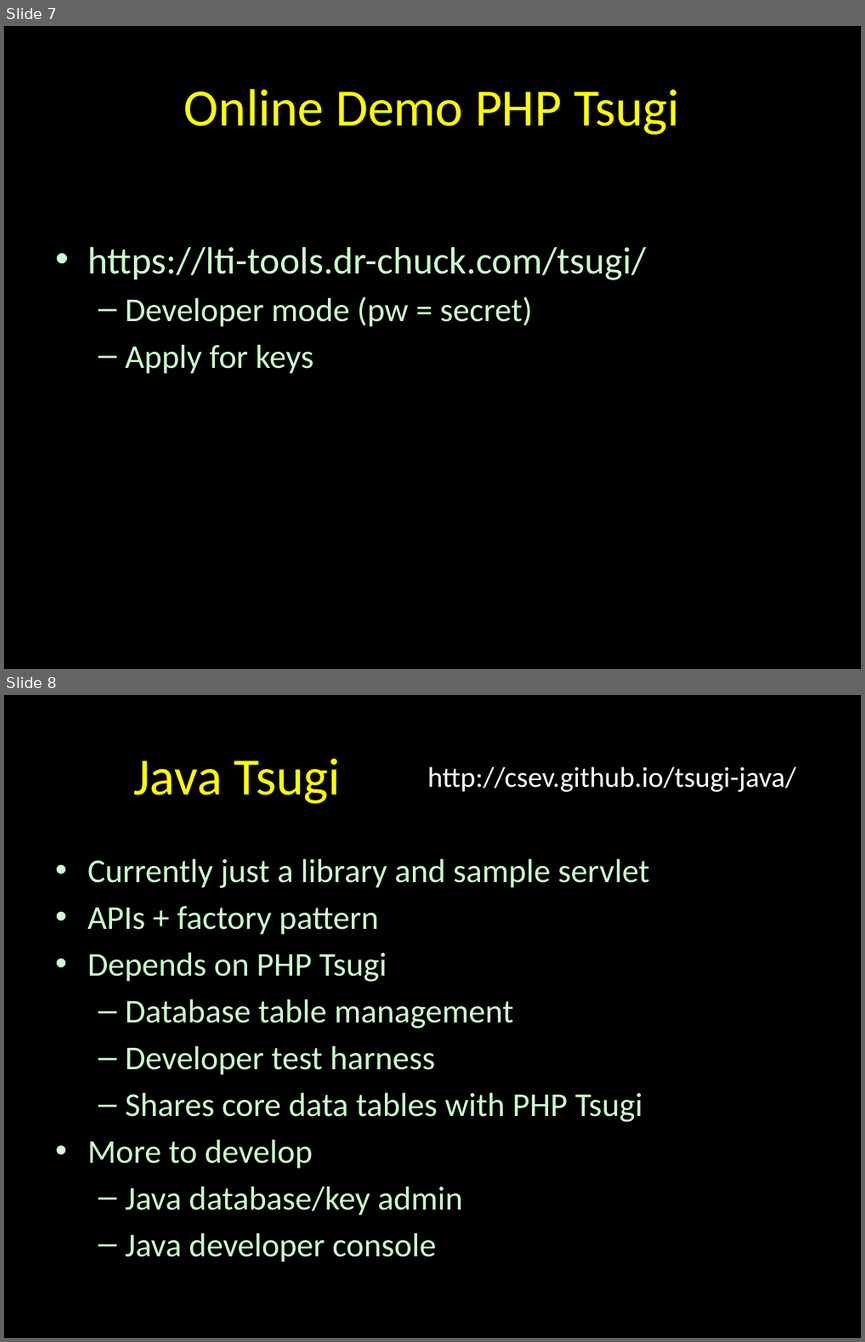
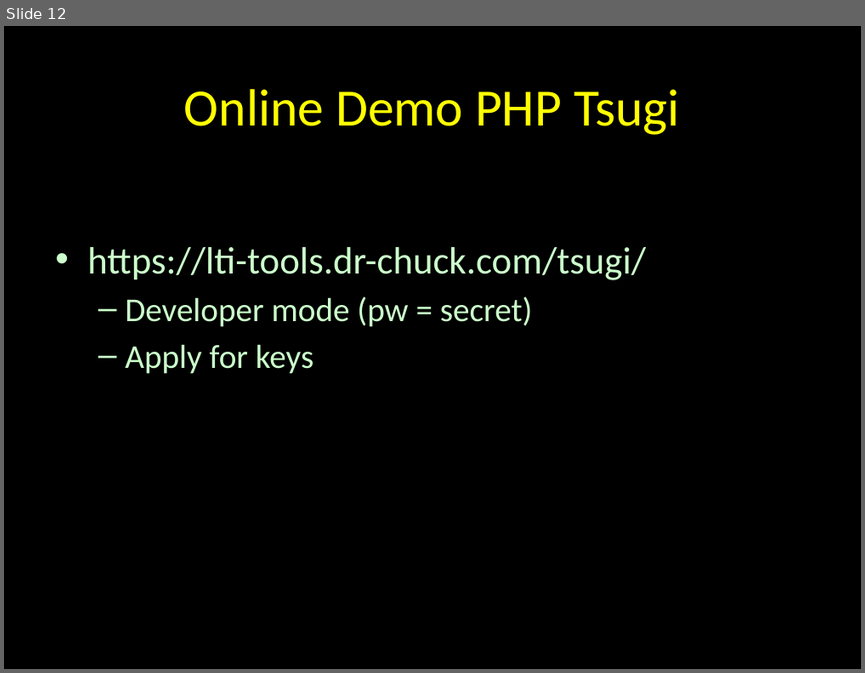
Before and after one commit to csev/tsugi-web, a slide deck: docs/lectures/00-Mini.pptx. Shown one above the other, each under a label of ours: slides 7 and 8 before the commit, slide 12 after it. The pictures are 865x1342 and 865x673 pixels, drawn with LibreOffice and Linux fonts; fonts in the diff are those of the drawing. Boxes give left, top, right and bottom in pixels: in the first picture for what was removed or moved away, otherwise in the second. Text is boxed around its words. In the diff, an @@ line names an element or a change of style, - is before the commit and + after.

```diff
--- a/docs/lectures/00-Mini.pptx
+++ b/docs/lectures/00-Mini.pptx
@@ slide 8 removed at bbox=[4, 695, 861, 1338], background #000000 @@
@@ title removed at bbox=[133, 758, 341, 804] @@
-Java Tsugi
@@ text removed at bbox=[427, 766, 795, 792] @@
-http://csev.github.io/tsugi-java/
@@ text removed at bbox=[87, 858, 650, 1262] @@
-• Currently just a library and sample servlet
-• APIs + factory pattern
-• Depends on PHP Tsugi
-  – Database table management
-  – Developer test harness
-  – Shares core data tables with PHP Tsugi
-• More to develop
-  – Java database/key admin
-  – Java developer console
@@ what was slide 7 is now slide 12 @@
```
Also in this commit, not shown: 3 slides changed, 10 slides added, 2 other files.
